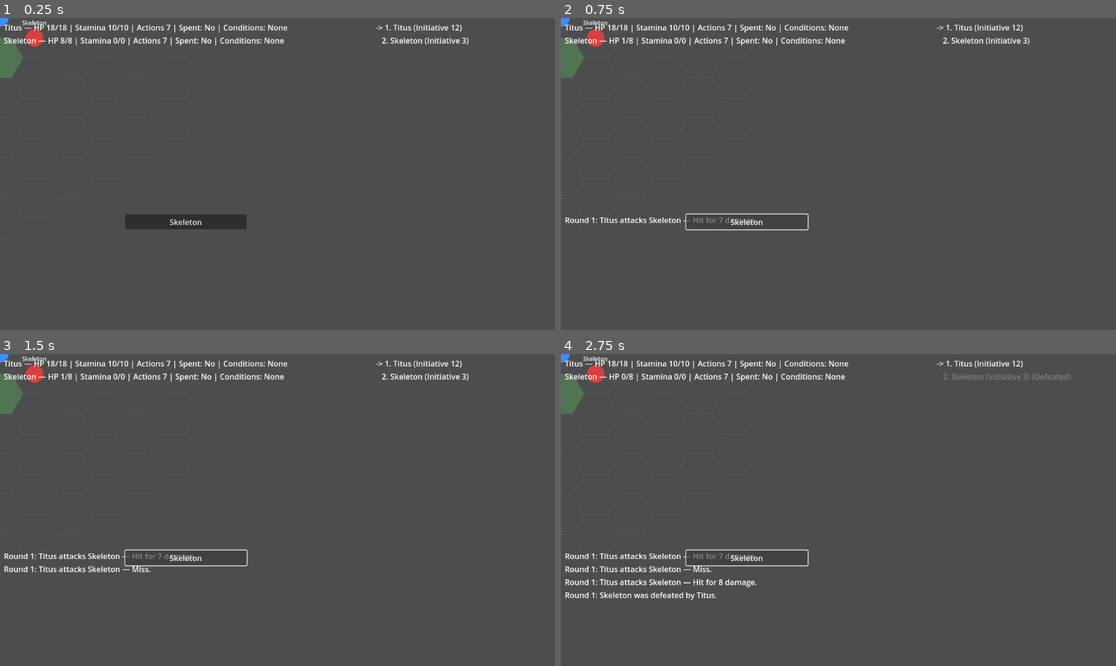
Above: before the commit, frames 1-4 (two rows, left to right).
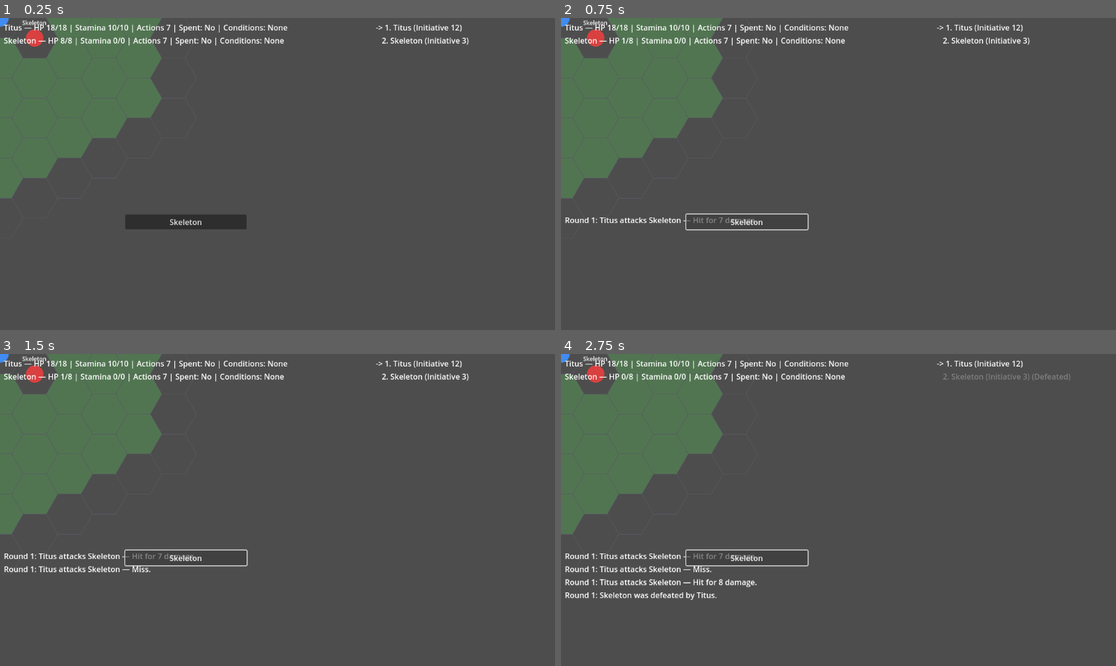
Above: after the commit, the same moments.

Repository: Pyroraptor/hykaen
Game: Godot game, scene res://MainScene.tscn
Two runs of this game, one before a commit and one after it. Both use one fixed random seed, a clock stepped at 60 frames per second and the inputs below.
Inputs:
- Up to frame 1 (0.25 s): no input
- Up to frame 2 (0.75 s): click "Skeleton" at 0.5 s
- Up to frame 3 (1.5 s): click "Skeleton" at 1.25 s
- Up to frame 4 (2.75 s): click "Skeleton" at 2 s

The runs differ from the first frame. In frame 1, 10% of the frame differs, in the area x 0-30%, y 0-58%; in frame 2, 10%; in frame 3, 10%; in frame 4, 10%.

Commit message:
feat(FEAT-006): Wire highlighting of legal Step/Stride destination hexes on active turn
Step: tdd-execute
Files: 2

Diff:
--- a/MainScene.gd
+++ b/MainScene.gd
@@ -362,6 +362,14 @@
 var _party: Array = []
 var _enemies: Array = []
 
+## _last_highlight_debug_log — FEAT-006 / US-006 (FR-001, ADR-004): the most
+## recent debug log line emitted by _highlight_legal_moves() (observability
+## requirement — see that method's doc). Exposed for GUT test verification
+## since stdout itself is not readily interceptable from a headless test;
+## mirrors this file's own ConsoleEventSinkAdapter.log Array's established
+## "store for verification, also print" convention.
+var _last_highlight_debug_log: String = ""
+
 
 func _ready() -> void:
 	encounter_repository = ResourceEncounterRepositoryClass.new()
@@ -514,6 +522,87 @@
 		active_combatant_id,
 		action_economy
 	)
+
+	_highlight_legal_moves(combatant, active_combatant_id)
+
+
+## _highlight_legal_moves(combatant, active_combatant_id) -> void — FEAT-006 /
+## US-006 (FR-001, ADR-004): the turn_started handler's highlight step
+## (design notes' API contract #1 — this codebase realizes "turn_started" as
+## TurnController.active_actor_changed, see presentation/turn_controller.gd
+## and tests/infrastructure/test_presentation_stack_wiring.gd). Computes
+## union(movement_input_controller.get_selectable_step_hexes(),
+## get_selectable_stride_hexes()) for the NOW-configured actor and pushes it
+## to hex_grid_view.set_selectable_hexes() — fixing the P0-1 bug where this
+## call was never made at all: movement_input_controller.configure()'s own
+## internal push (presentation/movement_input_controller.gd's
+## _recompute_selectable_destinations()) only ever reports Step destinations,
+## never Stride, so this composition root explicitly re-asserts the WIDER
+## union here immediately afterward rather than relying on that internal
+## push alone.
+##
+## When `combatant` is not the active PLAYER (an enemy's turn), no highlight
+## may be shown at all (API contract #1) — this defensively clears
+## hex_grid_view instead, even though TurnController.active_actor_changed
+## only ever fires for a settled player actor today (see
+## presentation/turn_controller.gd's _drive()); this handler must not rely on
+## that invariant holding forever.
+##
+## Emits a structured debug log line (observability requirement) including
+## combatant_id and the Step/Stride hex counts that produced the highlighted
+## union, both to stdout (print(), matching this file's existing
+## ConsoleEventSinkAdapter.emit() convention) AND recorded on
+## `_last_highlight_debug_log` so GUT tests can assert on it directly.
+func _highlight_legal_moves(combatant: Dictionary, active_combatant_id: String) -> void:
+	var is_enemy_turn: bool = combatant.get("_is_enemy", false)
+
+	if is_enemy_turn:
+		if hex_grid_view != null:
+			hex_grid_view.set_selectable_hexes([])
+		_last_highlight_debug_log = (
+			"DEBUG: highlight_legal_moves combatant_id=" + active_combatant_id
+			+ " step_hex_count=0 stride_hex_count=0 (non-player turn, highlight suppressed)"
+		)
+		print(_last_highlight_debug_log)
+		return
+
+	var step_hexes: Array = movement_input_controller.get_selectable_step_hexes()
+	var stride_hexes: Array = movement_input_controller.get_selectable_stride_hexes()
+
+	if hex_grid_view != null:
+		hex_grid_view.set_selectable_hexes(_union_hexes(step_hexes, stride_hexes))
+
+	_last_highlight_debug_log = (
+		"DEBUG: highlight_legal_moves combatant_id=" + active_combatant_id
+		+ " step_hex_count=" + str(step_hexes.size())
+		+ " stride_hex_count=" + str(stride_hexes.size())
+	)
+	print(_last_highlight_debug_log)
+
+
+## _union_hexes(step_hexes, stride_hexes) -> Array — the deduplicated union of
+## two HexCoord arrays, compared via core/geometry/hex_coord.gd's equals()
+## (the same equality convention used throughout this codebase, e.g.
+## presentation/movement_input_controller.gd's _find_selectable()). Every
+## legal Step destination is currently also always a legal Stride
+## destination (both apply the identical unoccupied check at distance 1 —
+## see core/rules/movement.gd's file-level doc), so this reduces to
+## stride_hexes today — but is computed as an explicit union (never just
+## returning stride_hexes) so this stays correct even if that relationship
+## between the two rules ever changes.
+func _union_hexes(step_hexes: Array, stride_hexes: Array) -> Array:
+	var union_hexes: Array = []
+	for hex_coord in step_hexes:
+		union_hexes.append(hex_coord)
+	for hex_coord in stride_hexes:
+		var already_included: bool = false
+		for existing in union_hexes:
+			if existing.equals(hex_coord):
+				already_included = true
+				break
+		if not already_included:
+			union_hexes.append(hex_coord)
+	return union_hexes
 
 
 ## _on_round_over() -> void — TurnController emits this once the held
--- /dev/null
+++ b/tests/business_logic/test_highlight_legal_moves.gd
@@ -0,0 +1,221 @@
+extends GutTest
+## tests/business_logic/test_highlight_legal_moves.gd — FEAT-006 (US-006 /
+## FR-001, ADR-004)
+##
+## GUT test suite for MainScene.gd's turn_started handler wiring (this
+## codebase realizes the design notes' API contract #1 "turn_started" as
+## TurnController.active_actor_changed, see
+## tests/infrastructure/test_presentation_stack_wiring.gd's
+## test_turn_started_signal_is_connected_to_the_presentation_stack): on every
+## settled active actor, MainScene must compute
+## union(movement_input_controller.get_selectable_step_hexes(),
+## get_selectable_stride_hexes()) and push it to
+## HexGridView.set_selectable_hexes() -- fixing the P0-1 bug where that call
+## was never made at all (previously only movement_input_controller's own
+## internal Step-only push happened, via
+## presentation/movement_input_controller.gd's
+## _recompute_selectable_destinations(), so a legal Stride destination beyond
+## 1 hex away was never visibly highlighted).
+##
+## This suite drives MainScene.gd's _on_active_actor_changed() handler
+## directly against a freshly `.new()`-constructed (NOT scene-tree-booted)
+## MainScene instance, with a SpyHexGridView collaborator standing in for the
+## real presentation/hex_grid_view.gd (mirroring
+## tests/business_logic/test_result_screen_lock.gd's and
+## tests/gut/test_movement_input_controller_lock.gd's identically-named
+## SpyHexGridView fixture) and a FakeRoundSession standing in for
+## core/application/round_session.gd (mirroring
+## tests/business_logic/test_result_screen_lock.gd's FakeRoundSession) --
+## this avoids reaching into presentation/hex_grid_view.gd's private
+## `_selectable_hexes` field, which tests/unit/presentation/
+## test_hex_grid_view_mapping.gd's test_set_selectable_hexes_stores_the_
+## supplied_array explicitly documents has "no dedicated public getter".
+##
+## Verifies (test_criteria):
+##   1. The highlighted hex set passed to HexGridView.set_selectable_hexes()
+##      exactly equals union(get_selectable_step_hexes(),
+##      get_selectable_stride_hexes()) for the active combatant.
+##   2. No highlight is shown before the player's turn begins -- an empty set
+##      is pushed for a non-player (enemy) turn_started event.
+##   3. A debug log line is emitted on invocation, including combatant_id and
+##      the Step/Stride hex counts (observability requirement) -- recorded on
+##      MainScene._last_highlight_debug_log since stdout itself is not
+##      readily interceptable from a headless GUT test.
+
+const MainSceneClass = preload("res://MainScene.gd")
+const HexCoordClass  = preload("res://core/geometry/hex_coord.gd")
+const ActionEconomyClass = preload("res://core/rules/action_economy.gd")
+
+
+## SpyHexGridView -- a minimal stand-in for presentation/hex_grid_view.gd that
+## records every set_selectable_hexes() call, mirroring
+## tests/business_logic/test_result_screen_lock.gd's identically-named
+## fixture.
+class SpyHexGridView:
+	var set_selectable_calls: Array = []
+
+	func set_selectable_hexes(hexes: Array) -> void:
+		set_selectable_calls.append(hexes.duplicate())
+
+	func move_token(_combatant_id: String, _hex_coord) -> void:
+		pass
+
+
+## FakeRoundSession -- minimal stand-in for core/application/round_session.gd,
+## exposing only what _on_active_actor_changed() reads
+## (current_action_economy()), mirroring tests/business_logic/
+## test_result_screen_lock.gd's identically-named fixture.
+class FakeRoundSession:
+	var _action_economy
+
+	func _init(action_economy) -> void:
+		_action_economy = action_economy
+
+	func current_action_economy():
+		return _action_economy
+
+
+var _instance = null
+var _hex_grid_view: SpyHexGridView = null
+
+
+func before_each() -> void:
+	_instance = MainSceneClass.new()
+	_hex_grid_view = SpyHexGridView.new()
+	_instance.hex_grid_view = _hex_grid_view
+	_instance.strike_action_control = null
+	_instance.round_session = FakeRoundSession.new(ActionEconomyClass.new())
+
+
+func after_each() -> void:
+	if _instance != null:
+		_instance.free()
+	_instance = null
+	_hex_grid_view = null
+
+
+func _origin_actor(combatant_id: String, is_enemy: bool) -> Dictionary:
+	return {
+		"name":         combatant_id,
+		"combatant_id": combatant_id,
+		"hex_coord":    HexCoordClass.new(0, 0),
+		"_is_enemy":    is_enemy,
+	}
+
+
+func _as_key_set(hexes: Array) -> Dictionary:
+	var set: Dictionary = {}
+	for hex_coord in hexes:
+		set["%d,%d" % [hex_coord.q, hex_coord.r]] = true
+	return set
+
+
+# ══════════════════════════════════════════════════════════════════════════
+# Criterion 1: the highlighted hex set exactly equals
+# union(get_selectable_step_hexes(), get_selectable_stride_hexes()).
+# ══════════════════════════════════════════════════════════════════════════
+
+func test_highlight_equals_union_of_step_and_stride_hexes_for_active_combatant() -> void:
+	var actor: Dictionary = _origin_actor("titus", false)
+
+	_instance._on_active_actor_changed(actor)
+
+	var step_hexes: Array = _instance.movement_input_controller.get_selectable_step_hexes()
+	var stride_hexes: Array = _instance.movement_input_controller.get_selectable_stride_hexes()
+
+	assert_true(step_hexes.size() > 0, "sanity check: the origin actor has at least one legal Step destination")
+	assert_true(
+		stride_hexes.size() > step_hexes.size(),
+		"sanity check: Stride (up to Speed hexes) must legally reach strictly more hexes than Step (1 hex) here, so this test can distinguish the union fix from the old Step-only push"
+	)
+
+	assert_true(_hex_grid_view.set_selectable_calls.size() > 0, "HexGridView.set_selectable_hexes() must be invoked on turn_started (fixing the P0-1 never-called bug)")
+
+	var highlighted: Array = _hex_grid_view.set_selectable_calls[_hex_grid_view.set_selectable_calls.size() - 1]
+	var highlighted_keys: Dictionary = _as_key_set(highlighted)
+
+	var expected_keys: Dictionary = _as_key_set(step_hexes)
+	for key in _as_key_set(stride_hexes).keys():
+		expected_keys[key] = true
+
+	assert_eq(
+		highlighted_keys.keys().size(), expected_keys.keys().size(),
+		"highlighted hex count must exactly equal the union(Step, Stride) hex count -- no extra hexes, no missing hexes"
+	)
+	for key in expected_keys.keys():
+		assert_true(highlighted_keys.has(key), "expected union hex %s to be highlighted" % key)
+	for key in highlighted_keys.keys():
+		assert_true(expected_keys.has(key), "highlighted hex %s must be present in union(Step, Stride) -- no extra/filtered hex" % key)
+
+
+# ══════════════════════════════════════════════════════════════════════════
+# Criterion 2: no highlight is shown before the player's turn begins -- an
+# empty set is pushed for a non-player (enemy) turn_started event.
+# ══════════════════════════════════════════════════════════════════════════
+
+func test_no_highlight_is_pushed_for_a_non_player_turn_started_event() -> void:
+	var enemy_actor: Dictionary = _origin_actor("skeleton", true)
+
+	_instance._on_active_actor_changed(enemy_actor)
+
+	assert_true(
+		_hex_grid_view.set_selectable_calls.size() > 0,
+		"HexGridView.set_selectable_hexes() must still be invoked for a non-player turn_started event, to explicitly clear any stale highlight"
+	)
+	assert_eq(
+		_hex_grid_view.set_selectable_calls[_hex_grid_view.set_selectable_calls.size() - 1], [],
+		"no highlight may be shown before the player's turn begins -- an empty set must be pushed for a non-player (enemy) turn_started event"
+	)
+
+
+func test_highlight_clears_when_turn_passes_from_player_to_enemy() -> void:
+	var player_actor: Dictionary = _origin_actor("titus", false)
+	_instance._on_active_actor_changed(player_actor)
+	assert_true(
+		_hex_grid_view.set_selectable_calls[_hex_grid_view.set_selectable_calls.size() - 1].size() > 0,
+		"sanity check: the player's turn_started event highlights a non-empty set"
+	)
+
+	var enemy_actor: Dictionary = _origin_actor("skeleton", true)
+	_instance._on_active_actor_changed(enemy_actor)
+
+	assert_eq(
+		_hex_grid_view.set_selectable_calls[_hex_grid_view.set_selectable_calls.size() - 1], [],
+		"the highlight must be cleared once turn_started fires for the (non-player) enemy"
+	)
+
+
+# ══════════════════════════════════════════════════════════════════════════
+# Criterion 3: a debug log line is emitted on invocation, including
+# combatant_id and the Step/Stride hex counts (observability requirement).
+# ══════════════════════════════════════════════════════════════════════════
+
+func test_debug_log_line_includes_combatant_id_and_step_stride_hex_counts() -> void:
+	var actor: Dictionary = _origin_actor("titus", false)
+
+	_instance._on_active_actor_changed(actor)
+
+	var step_count: int = _instance.movement_input_controller.get_selectable_step_hexes().size()
+	var stride_count: int = _instance.movement_input_controller.get_selectable_stride_hexes().size()
+
+	var log_line: String = _instance._last_highlight_debug_log
+	assert_true(log_line != "", "a debug log line must be recorded on every _on_active_actor_changed() invocation")
+	assert_true(log_line.contains("titus"), "the debug log line must include the combatant_id ('titus'): %s" % log_line)
+	assert_true(
+		log_line.contains("step_hex_count=%d" % step_count),
+		"the debug log line must include the Step hex count (%d): %s" % [step_count, log_line]
+	)
+	assert_true(
+		log_line.contains("stride_hex_count=%d" % stride_count),
+		"the debug log line must include the Stride hex count (%d): %s" % [stride_count, log_line]
+	)
+
+
+func test_debug_log_line_is_emitted_for_a_non_player_turn_too() -> void:
+	var enemy_actor: Dictionary = _origin_actor("skeleton", true)
+
+	_instance._on_active_actor_changed(enemy_actor)
+
+	var log_line: String = _instance._last_highlight_debug_log
+	assert_true(log_line != "", "a debug log line must be recorded even for a non-player (enemy) turn_started event")
+	assert_true(log_line.contains("skeleton"), "the debug log line must include the enemy's combatant_id ('skeleton'): %s" % log_line)
